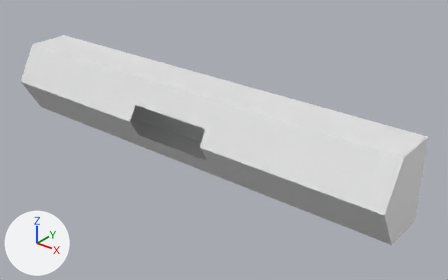
What one commit did to the FBX model cubeman-source-code/Assets/Models/Scenario/Level Safezone Headquarters/Cylinder Walls/model-scenario-levelSafeZone-headquarters-cylinder-walls.fbx.
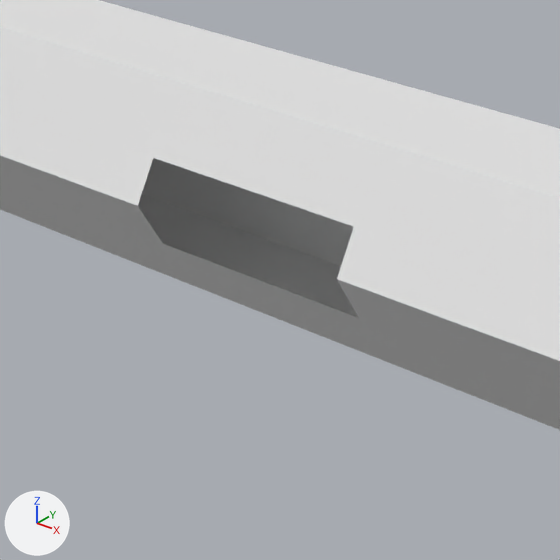
There are two pictures of each version: one whole from a 50 mm camera at (166.8, -187.8, 118.5) aimed at (14.6, 2.4, 0.5), one close up on the part from 18% to 62% of the width and 18% to 88% of the height. The axes (+X, +Y, +Z) are drawn at lower left. The lights are the same throughout. Materials are left out; every surface is plain grey.

Names of what the first close-up shows: 'cylinder_wall_mesh'.
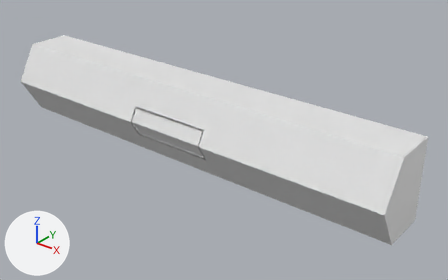
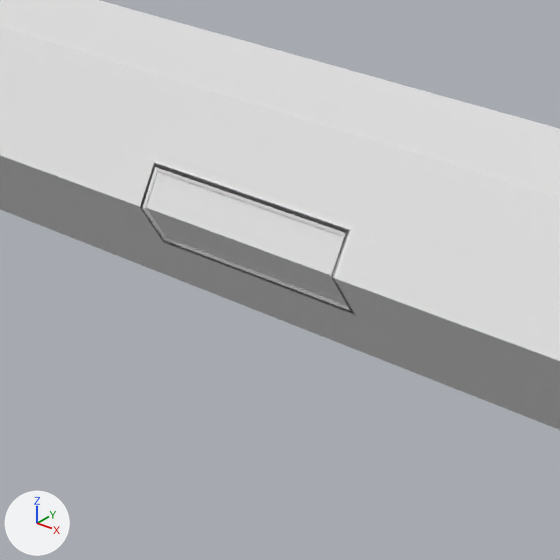
Edits to the bpy script that builds the scene:
```text
Change me_cylinder:
    used by ob_cylinder_wall_mesh; location = (0.0, 0.0, 0.0)
    remove me_cylinder.from_pydata(...)  # 30 vertices, 22 faces; spans x -100.0..100.0, y -20.0..10.0, z -10.0..25.0
    add me_cylinder.from_pydata(...)  # 56 vertices, 56 faces; spans x -100.0..100.0, y -20.0..10.0, z -10.0..25.0
    me_cylinder part 1
    2 faces are deleted
    12 vertices are added at x -20.0..20.0, y -20.0..10.0, z 0.0..13.0
    8 new vertices lie (38.0, 0.0, 0.0) away from vertices in x -19.0, y -17.0..-16.0, z 0.0..13.0
    6 new vertices lie (0.0, -3.0, -6.0) away from vertices in x -19.0..19.0, y -17.0, z 13.0
    36 new faces join them
Add me_cylinder_002:
    me_cylinder_002.from_pydata([(18.6, -19.6, 7.3), (-18.6, -19.6, 7.3), (-18.6, -16.7, 12.5), (18.6, -16.7, 12.5), (-18.6, -15.9, 1.0), (18.6, -15.9, 1.0)], [], [(3, 0, 1, 2), (0, 5, 4, 1)])
Add ob_glass:
    ob_glass = bpy.data.objects.new('glass', me_cylinder_002)
    ob_glass.location = (0.0, 0.0, 0.0)
```

Location of each change, [x1, y1, x2, y2] in pixels of the close-ups (560 x 560 px):
'glass', added
    after: [146, 171, 346, 305]
part 1 of me_cylinder, built on
    before: [141, 158, 354, 267]
    after: [138, 158, 359, 318]
